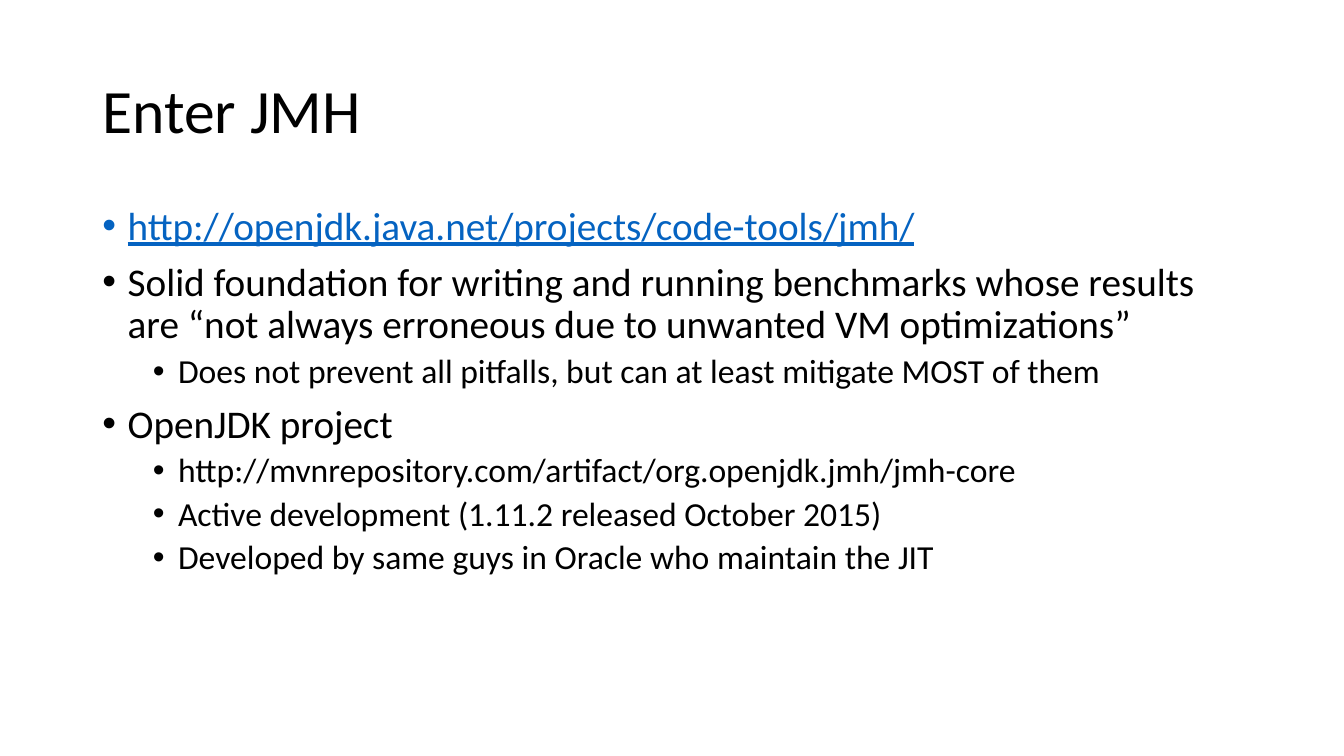
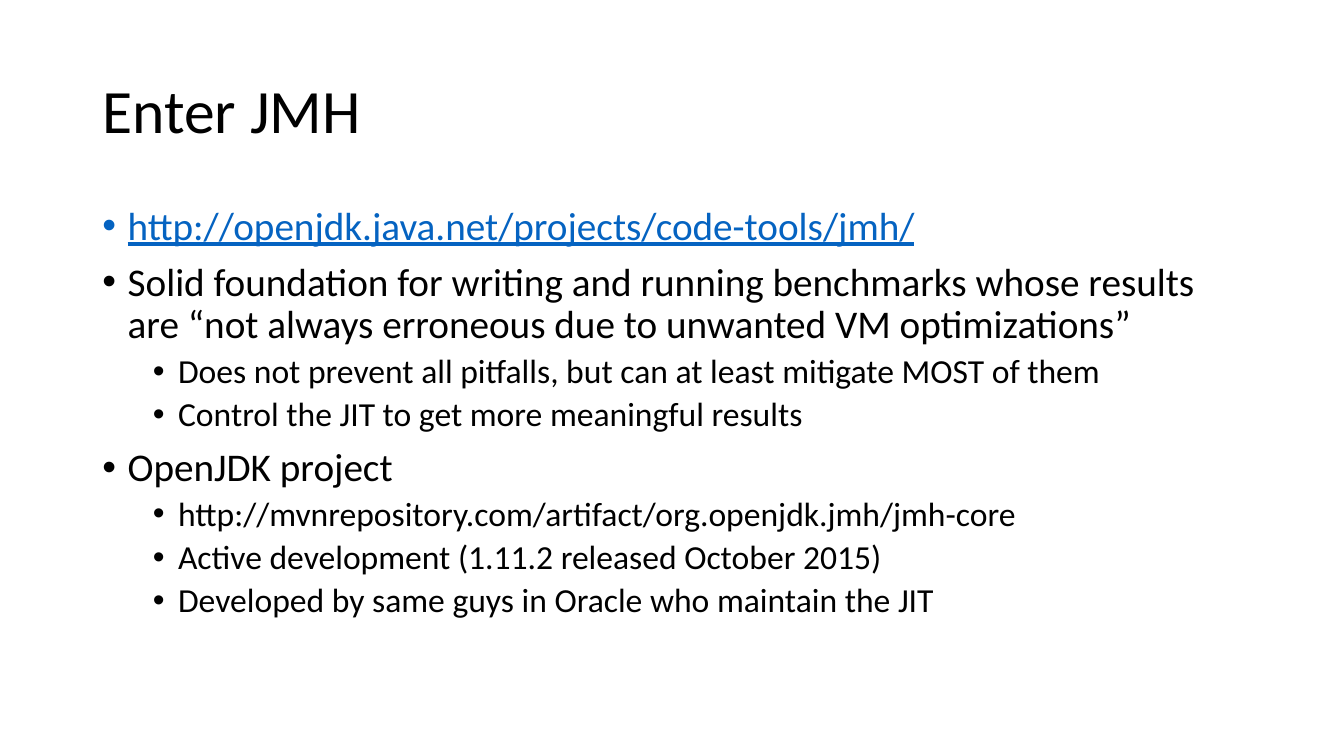
Before and after one commit to tresat/JMH-Presentation, a slide deck: slide 16 of doc/slides.pptx. Drawn at 1344x756 pixels with LibreOffice and Linux fonts; fonts in the diff are those of the drawing. Boxes give left, top, right and bottom in pixels: in the first picture for what was removed or moved away, otherwise in the second. Text is boxed around its words. In the diff, an @@ line names an element or a change of style, - is before the commit and + after.

```diff
--- a/doc/slides.pptx
+++ b/doc/slides.pptx
@@ text at [178, 402, 803, 432]: paragraph added @@
+  • Control the JIT to get more meaningful results
```
Also in this commit, not shown: 10 other slides changed, 7 slides added, 8 slides removed, 13 other files.
